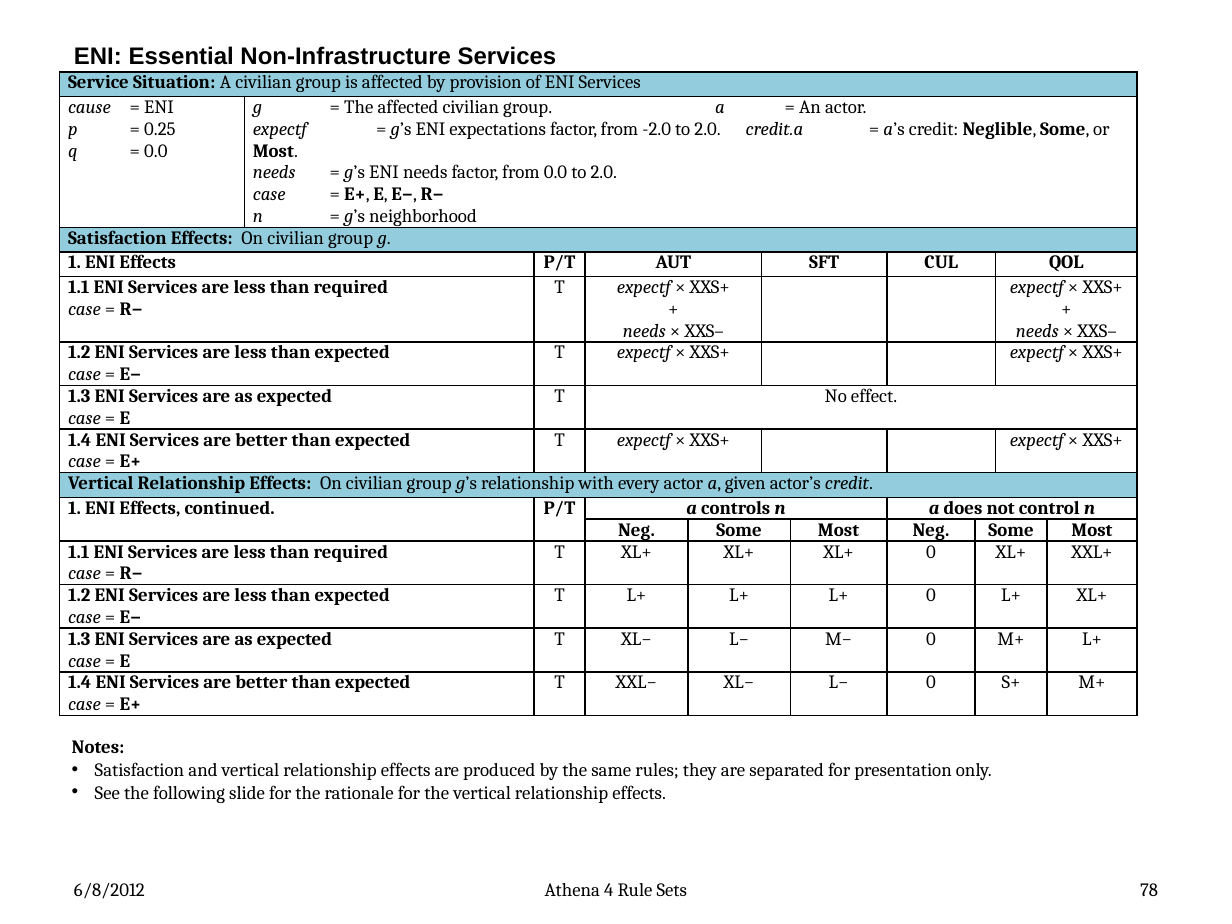
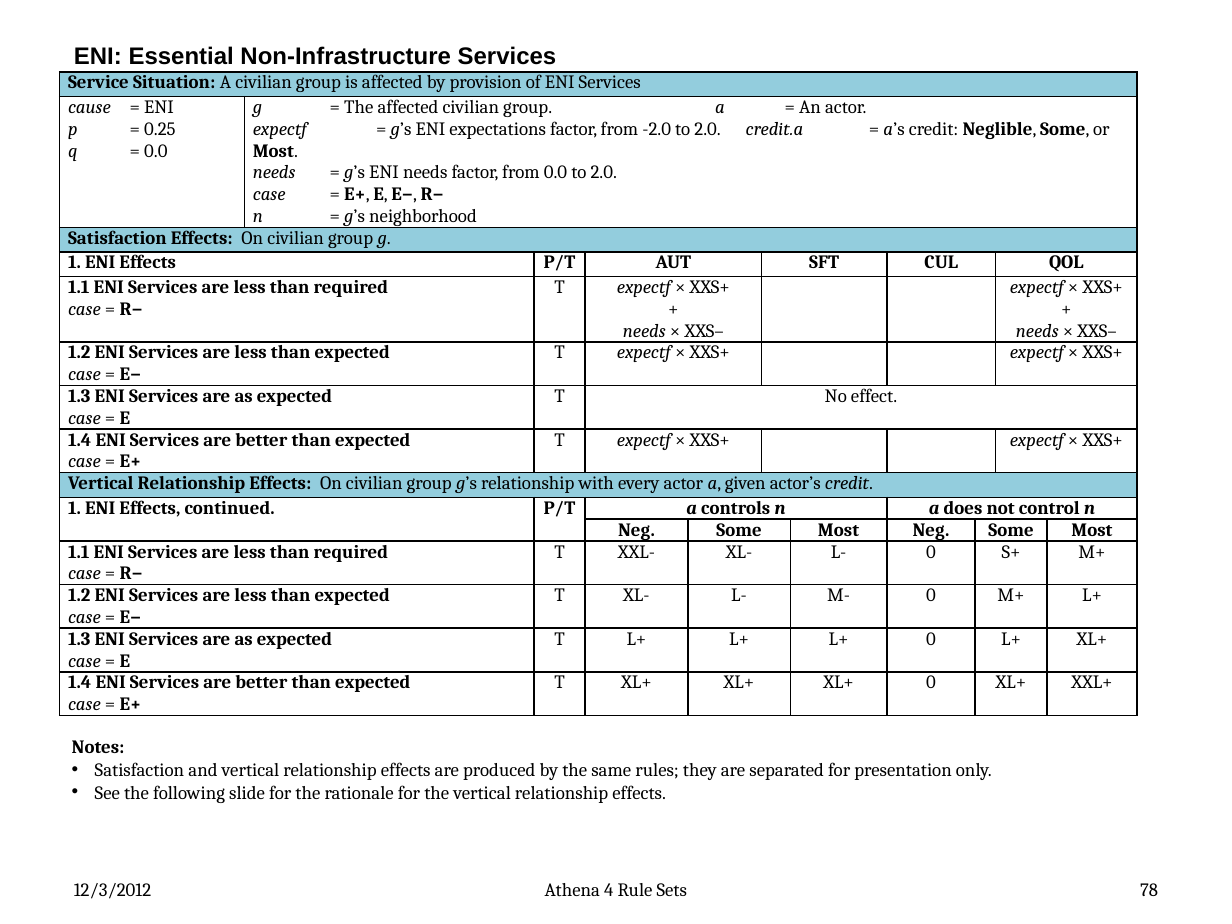
Before and after one commit to AthenaModel/athena-legacy, a slide deck: slide 78 of docs/dev/rules.pptx. Drawn at 1232x924 pixels with LibreOffice and Linux fonts; fonts in the diff are those of the drawing. Boxes give left, top, right and bottom in pixels: in the first picture for what was removed or moved away, otherwise in the second. Text is boxed around its words. In the diff, an @@ line names an element or a change of style, - is before the commit and + after.

Commit message:
Fixed Bug #{3451}
Fixed.

Inspect the rules document and verify that the magnitudes are now correct.

```diff
--- a/docs/dev/rules.pptx
+++ b/docs/dev/rules.pptx
@@ table at (x1=59, y1=71, x2=1137, y2=718) @@
-row 12: 1.1 ENI Services are less than required / case = R− |  | T | XL+ | XL+ |  | XL+ | 0 | XL+ |  | XXL+
+row 12: 1.1 ENI Services are less than required / case = R− |  | T | XXL- | XL- |  | L- | 0 | S+ |  | M+
-row 13: 1.2 ENI Services are less than expected / case = E− |  | T | L+ | L+ |  | L+ | 0 | L+ |  | XL+
+row 13: 1.2 ENI Services are less than expected / case = E− |  | T | XL- | L- |  | M- | 0 | M+ |  | L+
-row 14: 1.3 ENI Services are as expected / case = E |  | T | XL− | L− |  | M− | 0 | M+ |  | L+
+row 14: 1.3 ENI Services are as expected / case = E |  | T | L+ | L+ |  | L+ | 0 | L+ |  | XL+
-row 15: 1.4 ENI Services are better than expected / case = E+ |  | T | XXL− | XL− |  | L− | 0 | S+ |  | M+
+row 15: 1.4 ENI Services are better than expected / case = E+ |  | T | XL+ | XL+ |  | XL+ | 0 | XL+ |  | XXL+
@@ text at (x1=74, y1=883, x2=151, y2=899): text changed @@
-6/8/2012
+12/3/2012
```
Also in this commit, not shown: 80 other slides changed.
